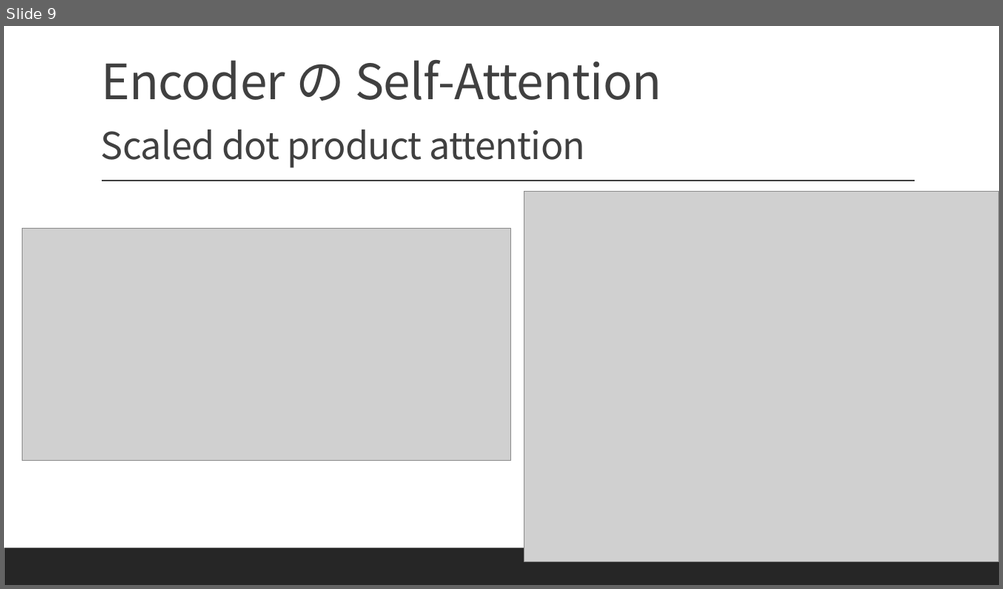
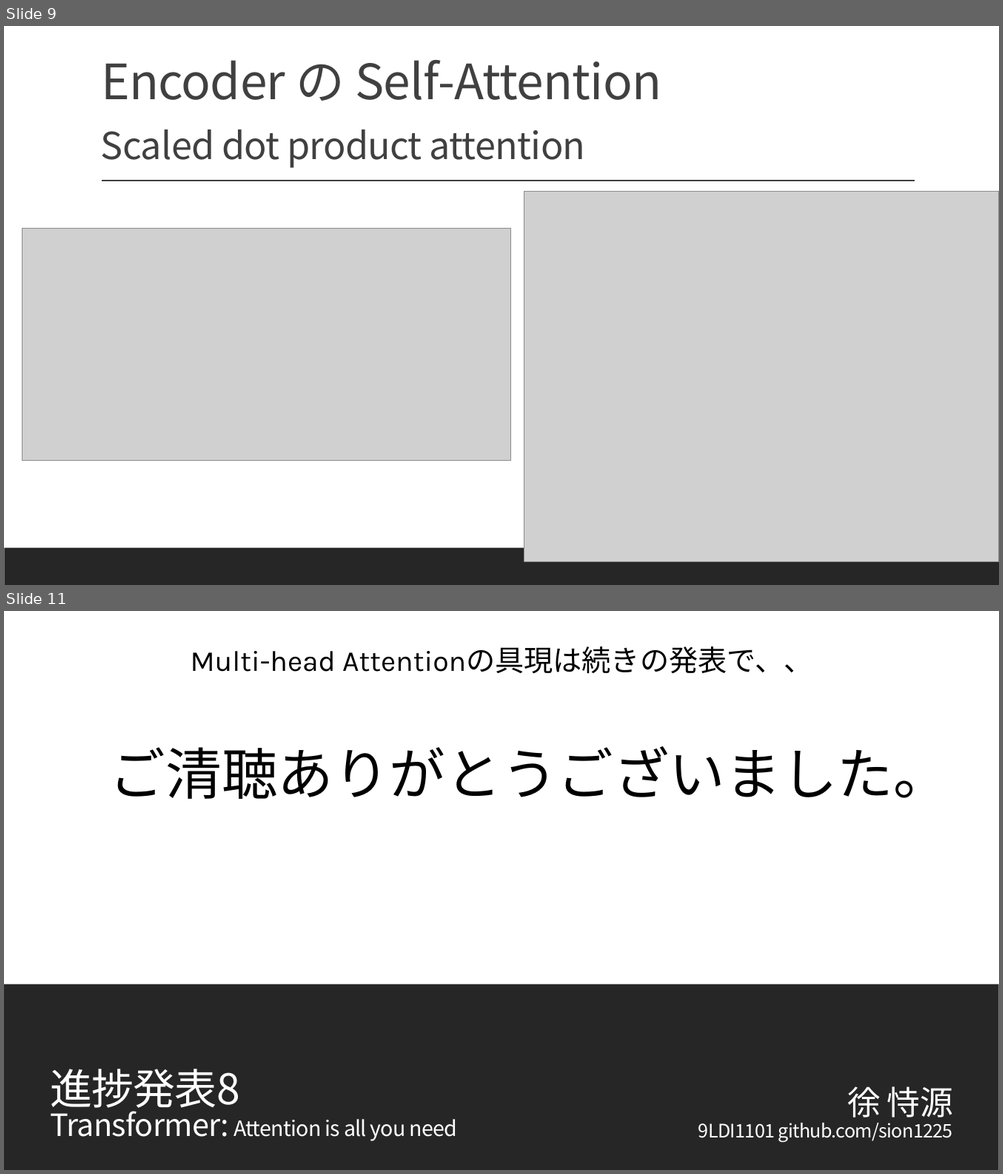
Before and after one commit to Sion1225/Study-Deeplearning-NLP, a slide deck: Presentation/ppt8 Transformer.pptx. Shown one above the other, each under a label of ours: slide 9 before the commit, slides 9 and 11 after it; the slides between them are not shown. The pictures are 1003x589 and 1003x1174 pixels, drawn with LibreOffice and Linux fonts; fonts in the diff are those of the drawing; grey boxes stand for pictures. Boxes give left, top, right and bottom in pixels: in the first picture for what was removed or moved away, otherwise in the second. Text is boxed around its words. In the diff, an @@ line names an element or a change of style, - is before the commit and + after.

Commit message:
ppt

```diff
--- a/Presentation/ppt8 Transformer.pptx
+++ b/Presentation/ppt8 Transformer.pptx
@@ slide 11 added at <box>4,611,999,1170</box>, background #FFFFFF @@
@@ text added at <box>190,647,812,674</box>, 28 pt, text #000000 @@
+Multi-head Attentionの具現は続きの発表で、、
@@ text added at <box>110,746,949,799</box>, 54 pt, text #000000 @@
+ご清聴ありがとうございました。
@@ rectangle added at <box>4,985,999,1170</box>, fill #262626 @@
@@ text added at <box>50,1069,458,1142</box>, 20.4 pt, text #FFFFFF @@
+進捗発表8
+Transformer: Attention is all you need
@@ text added at <box>698,1087,953,1143</box>, 18 pt, text #FFFFFF @@
+徐 恃源
+9LDI1101 github.com/sion1225
```
Also in this commit, not shown: 1 other slide added.
